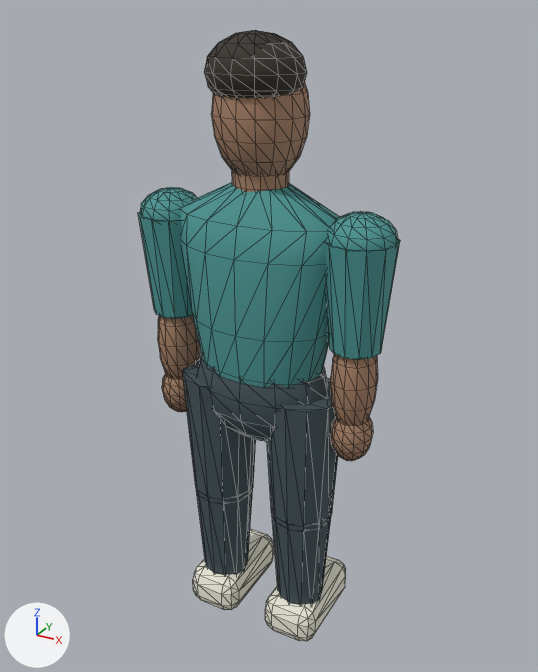
The glTF model apps/browser/public/assets/neighbor.glb as it was, and as the next commit left it.
Both versions are drawn from a camera (50 mm lens) standing at (1.03, -1.823, 1.981) and looking at (-0.01, 0.067, 1.035). The axes (+X, +Y, +Z) are drawn at lower left. The lights are the same throughout. The older version comes first. Mesh edges are drawn as thin lines. Vertices at exactly the same position are counted once.

Script lines for the objects in view, before the commit:
```python
me_sphere_015 = bpy.data.meshes.new('Sphere.015')
me_sphere_015.from_pydata(...)  # 1771 vertices, 3410 faces; spans x -0.41..0.41, y -0.15..0.22, z 0.0..1.93
# faces by material slot: [344, 552, 642, 1172, 700]
me_sphere_015.materials.append(mat_denim)  # greyish blue #425259
me_sphere_015.materials.append(mat_outfit)  # cyan #4b9795
me_sphere_015.materials.append(mat_ivory)  # white #efecdb
me_sphere_015.materials.append(mat_skin)  # brown #a88167
me_sphere_015.materials.append(mat_hair)  # brown #352d24
ob_neighbor = bpy.data.objects.new('Neighbor', me_sphere_015)
ob_neighbor.location = (0.0, 0.0, 0.0)
```
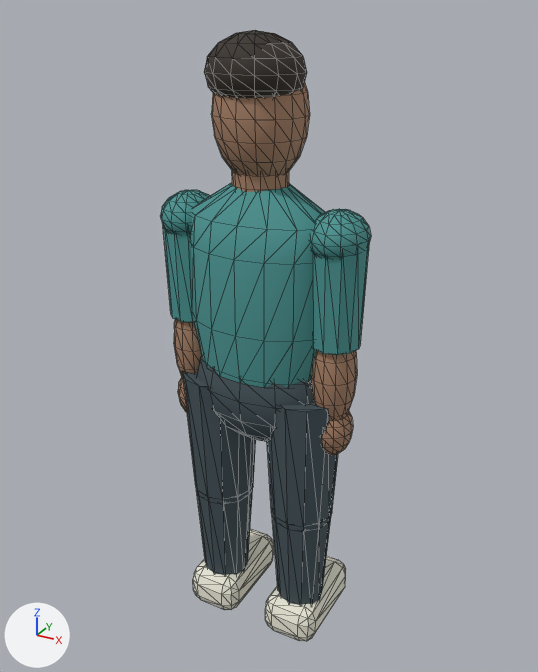
What differs and where, as boxes [x1, y1, x2, y2] in the pictures (538 x 672 px; the box of a moved part takes in the faces that stretch with it):
'Neighbor', reshaped (19% narrower)
    before: [138, 30, 400, 642]
    after: [160, 30, 371, 642]
part 1 of me_sphere_015, moved or reshaped
    before: [140, 187, 197, 221]
    after: [160, 190, 210, 234]
part 2 of me_sphere_015, moved or reshaped
    before: [327, 211, 398, 251]
    after: [310, 209, 371, 259]
part 3 of me_sphere_015, moved or reshaped
    before: [158, 316, 200, 379]
    after: [174, 319, 202, 379]
part 4 of me_sphere_015, moved or reshaped (mostly hidden afterwards)
    before: [162, 373, 187, 412]
    after: [178, 377, 187, 412]
part 5 of me_sphere_015, moved or reshaped
    before: [330, 354, 378, 426]
    after: [311, 351, 357, 420]
part 6 of me_sphere_015, moved or reshaped
    before: [330, 417, 373, 461]
    after: [322, 412, 353, 455]
part 7 of me_sphere_015, moved or reshaped
    before: [138, 182, 400, 360]
    after: [163, 183, 370, 355]

Patch to the scene script:
```diff
--- a/apps/browser/public/assets/neighbor.glb.py
+++ b/apps/browser/public/assets/neighbor.glb.py
@@ me_sphere_015 @@
 # used by ob_neighbor; location = (0.0, 0.0, 0.0)
-me_sphere_015.from_pydata(...)  # 1771 vertices, 3410 faces; spans x -0.41..0.41, y -0.15..0.22, z 0.0..1.93
+me_sphere_015.from_pydata(...)  # 1771 vertices, 3410 faces; spans x -0.33..0.33, y -0.15..0.22, z 0.0..1.93
+# me_sphere_015 part 1: the loose piece of 86 vertices spanning x -0.41..-0.21, y -0.1..0.1, z 1.34..1.48 is scaled about its middle by (0.85, 1, 1), then moved by (0.06, 0.0, 0.0)
+# me_sphere_015 part 2: the loose piece of 86 vertices spanning x 0.21..0.41, y -0.1..0.1, z 1.34..1.48 is scaled about its middle by (0.85, 1, 1), then moved by (-0.06, 0.0, 0.0)
+# me_sphere_015 part 3: the loose piece of 86 vertices spanning x -0.38..-0.24, y -0.08..0.08, z 0.81..1.17 is moved by (0.06, 0.0, 0.0)
+# me_sphere_015 part 4: the loose piece of 86 vertices spanning x -0.38..-0.25, y -0.07..0.07, z 0.72..0.9 is moved by (0.06, 0.0, 0.0)
+# me_sphere_015 part 5: the loose piece of 86 vertices spanning x 0.24..0.38, y -0.08..0.08, z 0.81..1.17 is moved by (-0.06, 0.0, 0.0)
+# me_sphere_015 part 6: the loose piece of 86 vertices spanning x 0.25..0.38, y -0.07..0.07, z 0.72..0.9 is moved by (-0.06, 0.0, 0.0)
+# me_sphere_015 part 7: 76 of 1771 vertices moved; they spanned x -0.41..0.41, y -0.14..0.14, z 1.09..1.44 and now span x -0.33..0.33, y -0.14..0.14, z 1.09..1.44; mean shift (0.0, 0.0, 0.0); largest move (-0.41, 0.0, 1.41) -> (-0.33, 0.0, 1.41)
 me_sphere_015.materials.append(mat_denim)
```
